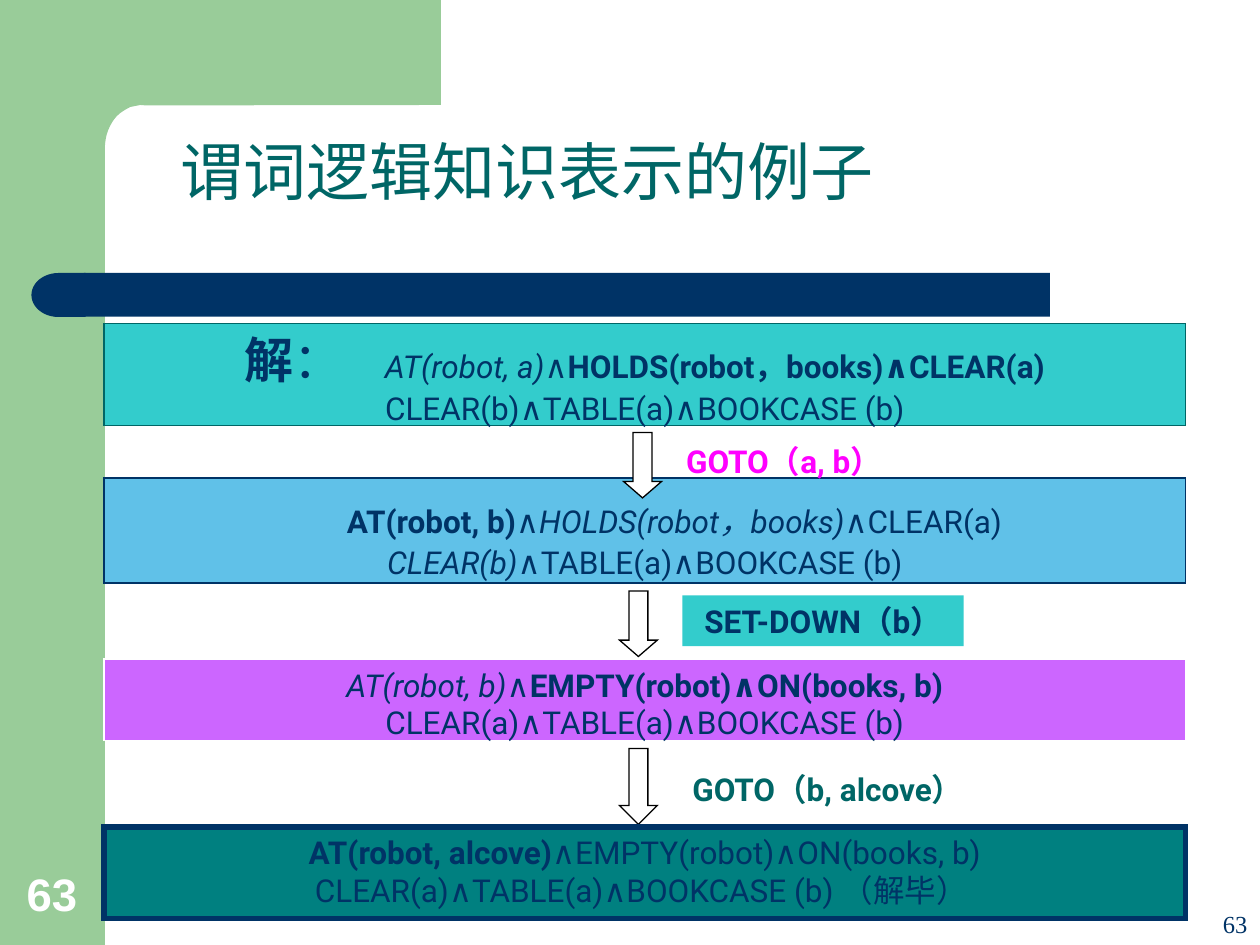
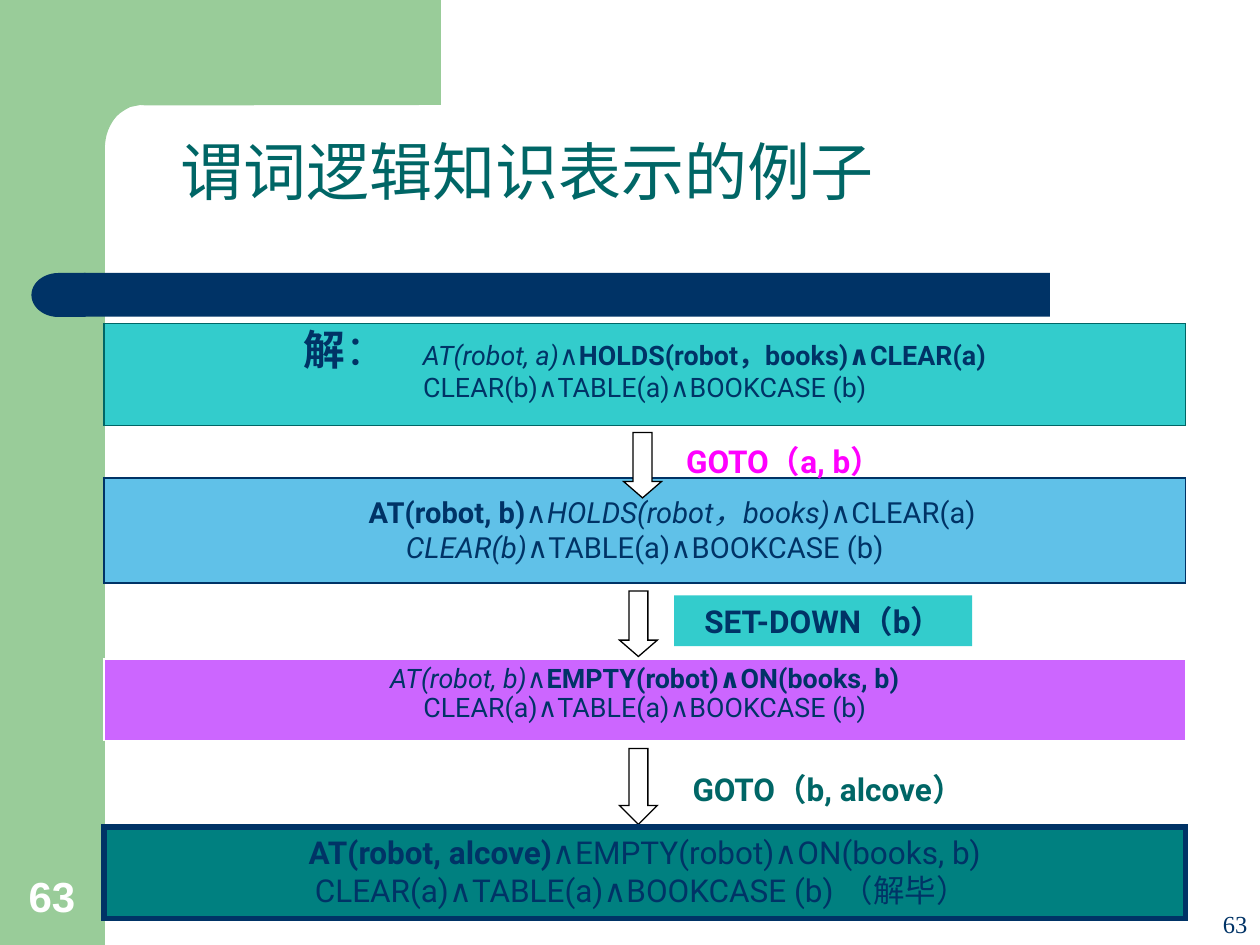
Before and after one commit to jxwb088047/AI_Review, a slide deck: slide 63 of 人工智能PPT/5. 逻辑表示及推理方法.ppt. Drawn at 1260x945 pixels with LibreOffice and Linux fonts; fonts in the diff are those of the drawing. Boxes give left, top, right and bottom in pixels: in the first picture for what was removed or moved away, otherwise in the second. Text is boxed around its words. In the diff, an @@ line names an element or a change of style, - is before the commit and + after.

```diff
--- a/人工智能PPT/5. 逻辑表示及推理方法.ppt
+++ b/人工智能PPT/5. 逻辑表示及推理方法.ppt
@@ rectangle "解： AT(robot, a)∧HOLDS(robot，books)∧CLEAR(a)" at [105,324,1186,426]: size 28 to 23.8 pt in "解："; size 18 to 15.3 pt; line spacing 1 to 0.9 @@
@@ rectangle "AT(robot, b)∧HOLDS(robot，books)∧CLEAR(a)" at [105,478,1186,582]: size 18 to 16.6 pt; line spacing 1 to 0.9 @@
@@ rectangle "SET-DOWN（b）": place and size @@
-rectangle "SET-DOWN（b）" at [683,596,964,646]
+rectangle "SET-DOWN（b）" at [674,596,973,646]
@@ rectangle "AT(robot, b)∧EMPTY(robot)∧ON(books, b)" at [105,659,1186,741]: size 18 to 15.3 pt; line spacing 1 to 0.9 @@
@@ page number at [29,883,76,913]: size 26 to 24.1 pt @@
```
Also in this commit, not shown: 12 other slides changed, 10 other files.
